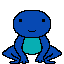
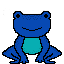
The second 64x64 image is a revision of the first. Changes to its layers:
painted on "player2.xcf" over [3, 10, 58, 54]
